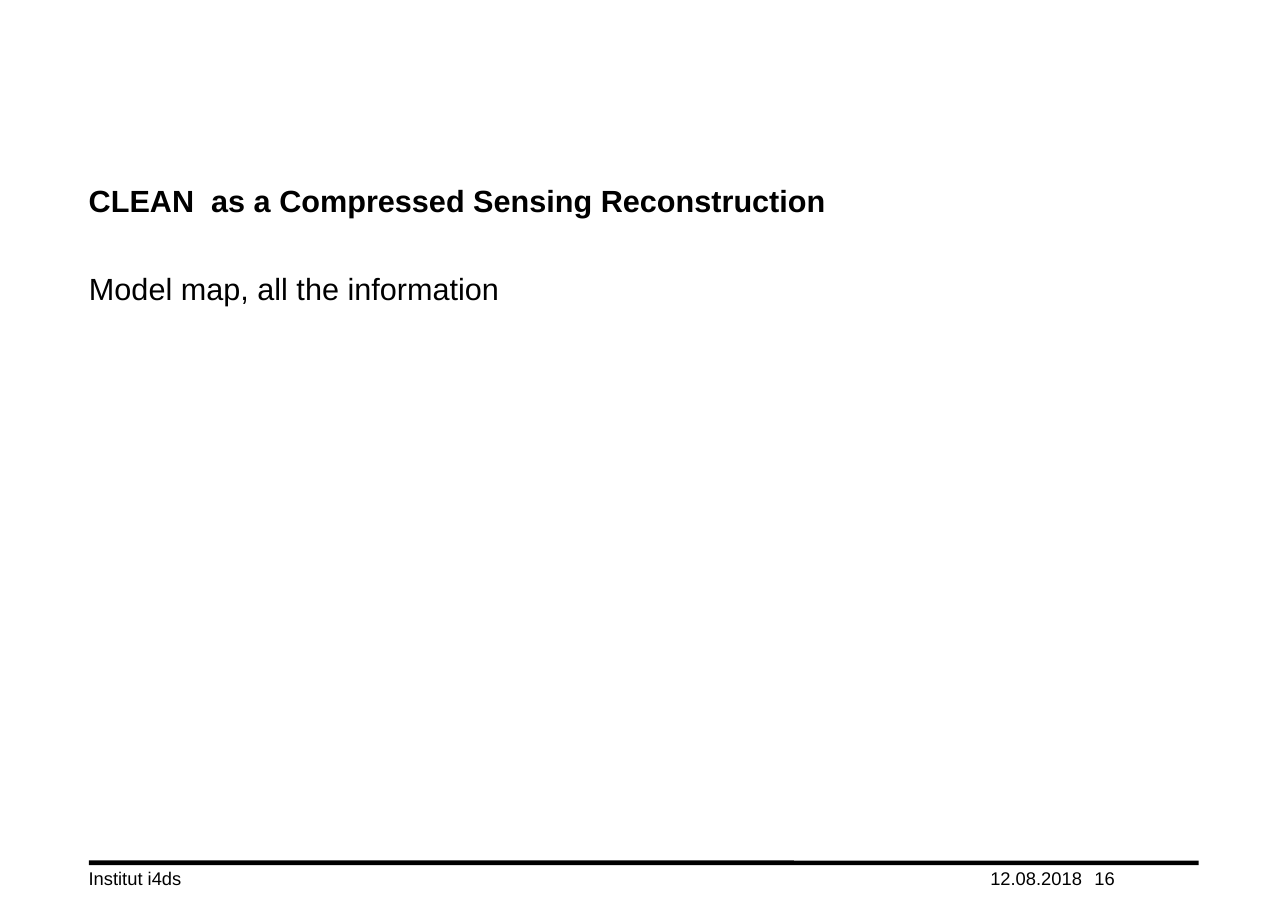
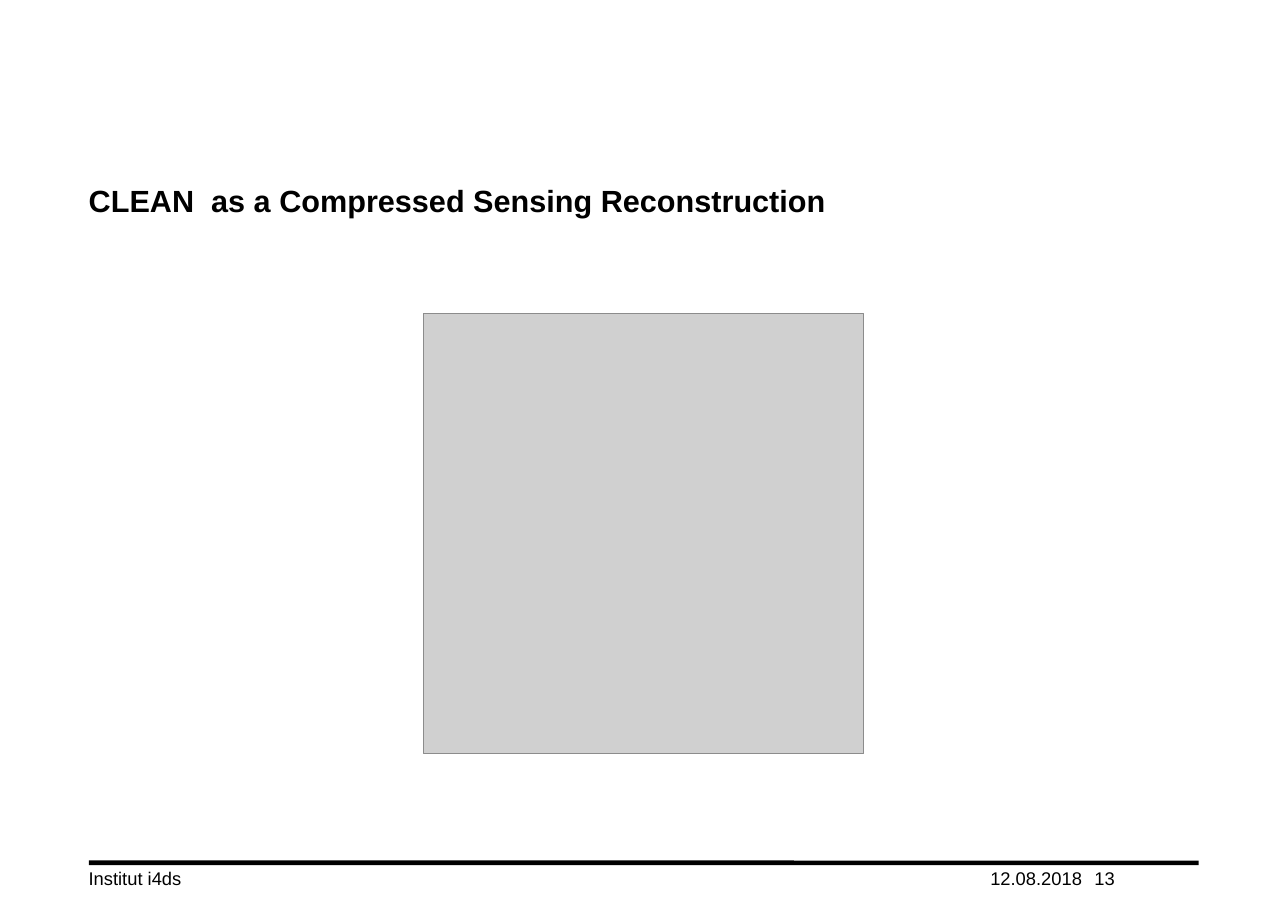
Before and after one commit to lord-blueberry/p7-doc, a slide deck: slide 13 of ppt/praes.pptx (slide 16 before the commit). Drawn at 1288x911 pixels with LibreOffice and Linux fonts; fonts in the diff are those of the drawing; grey boxes stand for pictures; background and template pictures are left out. Boxes give left, top, right and bottom in pixels: in the first picture for what was removed or moved away, otherwise in the second. Text is boxed around its words. In the diff, an @@ line names an element or a change of style, - is before the commit and + after.

```diff
--- a/ppt/praes.pptx
+++ b/ppt/praes.pptx
@@ text removed at box(89, 277, 499, 306) @@
-Model map, all the information
@@ picture added at box(423, 313, 864, 754) @@
@@ page number at box(1094, 872, 1114, 885): text changed @@
-16
+13
```
Also in this commit, not shown: 7 other slides changed, 3 slides removed.
